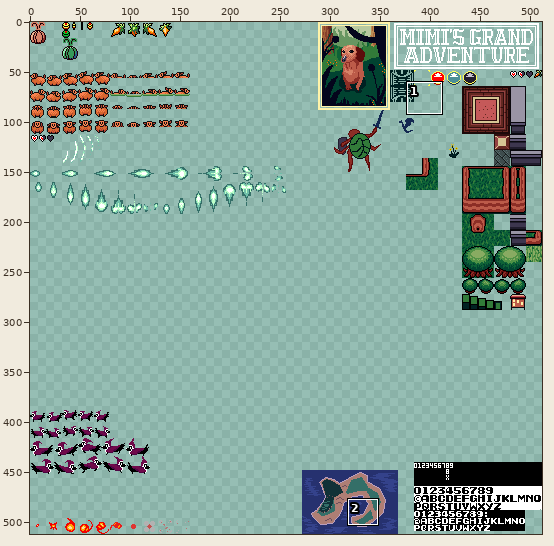
One commit to this sprite sheet: atlas.png. The first picture is a wide view before the edit; the outline marks the close-up.
Close-up. Before:
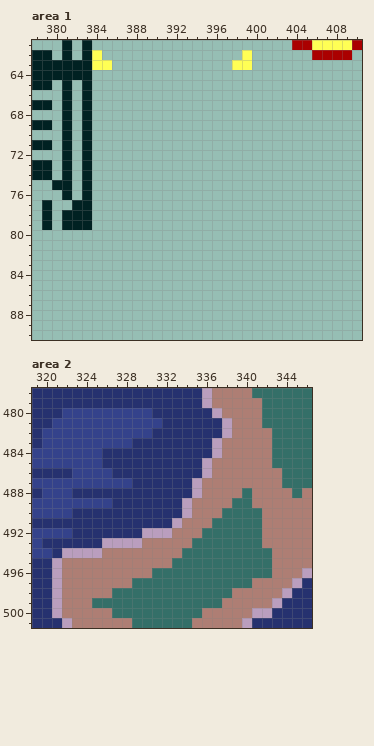
The file is 512x512 pixels. Colours within 5 levels of each other are drawn and written as one. Shown: area 1: x 378..410, y 61..90; area 2: x 319..346, y 478..501.
After the commit:
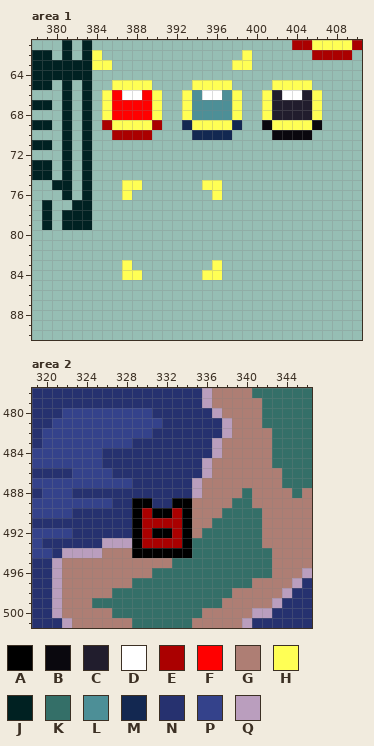
Palette (. is transparent): A #000000  B #0a080e  C #211d2d  D #ffffff  E #aa0000  F #ff0000  G #ae7e74  H #ffff55  J #002122  K #346f68  L #4d8f97  M #132851  N #26316f  P #34428b  Q #ba9ebe
Message: can move between level portals
The exact change:
Area 1:
y 65: x 386..389 .... -> HHHH; x 394..397 .... -> HHHH; x 402..405 .... -> HHHH
y 66: x 385..390 ...... -> HFDDFH; x 393..398 ...... -> HLDDLH; x 401..406 ...... -> HCDDCH
y 67..68: x 385..390 ...... -> HFFFFH; x 393..398 ...... -> HLLLLH; x 401..406 ...... -> HCCCCH
y 69: x 385..390 ...... -> EHHHHE; x 393..398 ...... -> MHHHHM; x 401..406 ...... -> BHHHHB
y 70: x 386..389 .... -> EEEE; x 394..397 .... -> MMMM; x 402..405 .... -> BBBB
y 75: x 387..388 .. -> HH; x 395..396 .. -> HH
y 76: x 387 . -> H; x 396 . -> H
y 83: x 387 . -> H; x 396 . -> H
y 84: x 387..388 .. -> HH; x 395..396 .. -> HH
Area 2:
y 489: x 329..330 NN -> AA; x 333..334 NQ -> AA
y 490: x 329..334 NNNNNQ -> AEAAEA
y 491: x 329..334 NNNNQG -> AEEEEA
y 492: x 329..334 NQQQGG -> AEAAEA
y 493: x 329..334 QGGGGG -> AEEEEA
y 494: x 329..334 GGGGGK -> AAAAAA
Where, in picture pixels (left, top, right, bottom), the same in both close-ups:
added: (102, 80, 322, 200)
added: (122, 260, 142, 280)
added: (202, 260, 222, 280)
changed: (132, 498, 192, 558)
